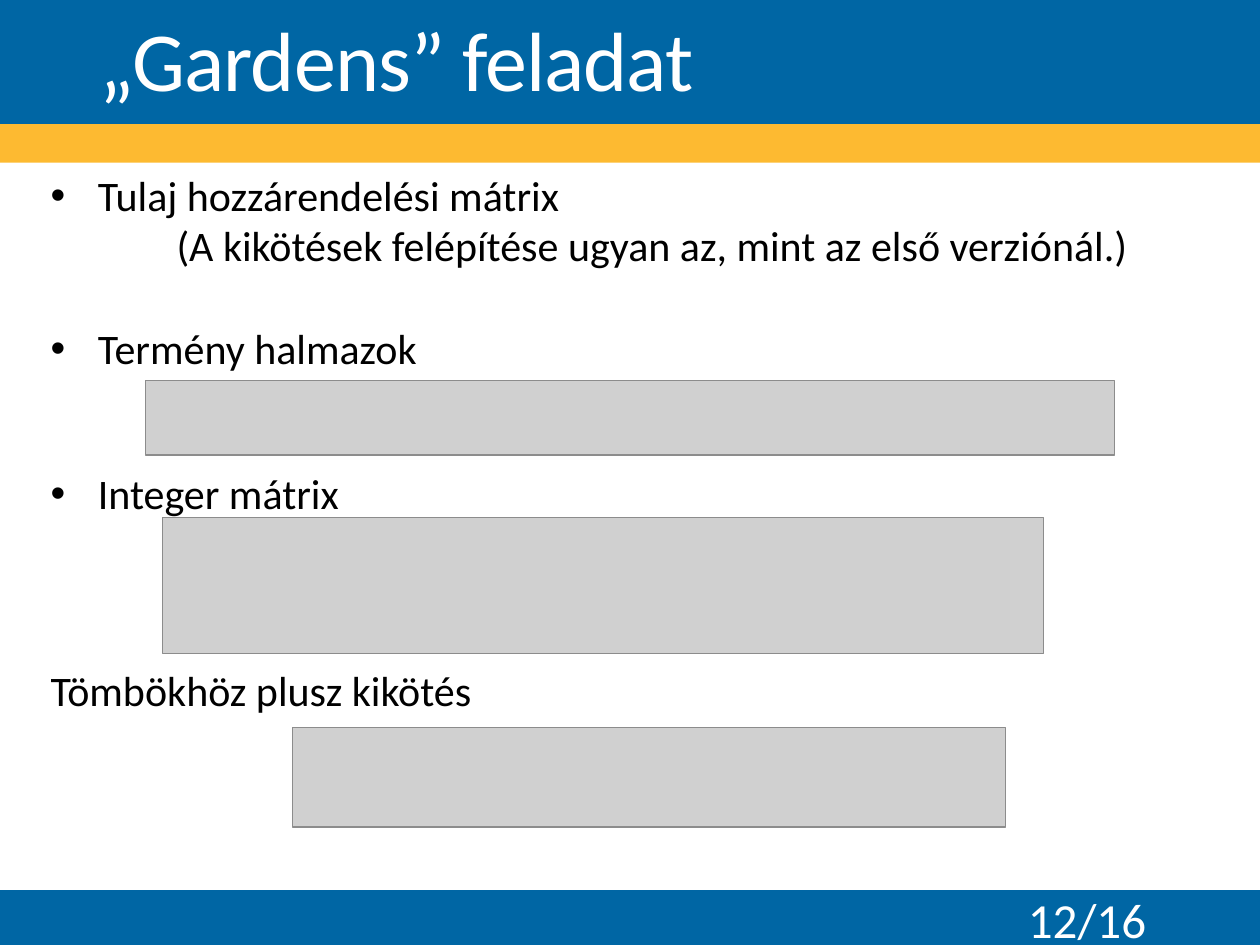
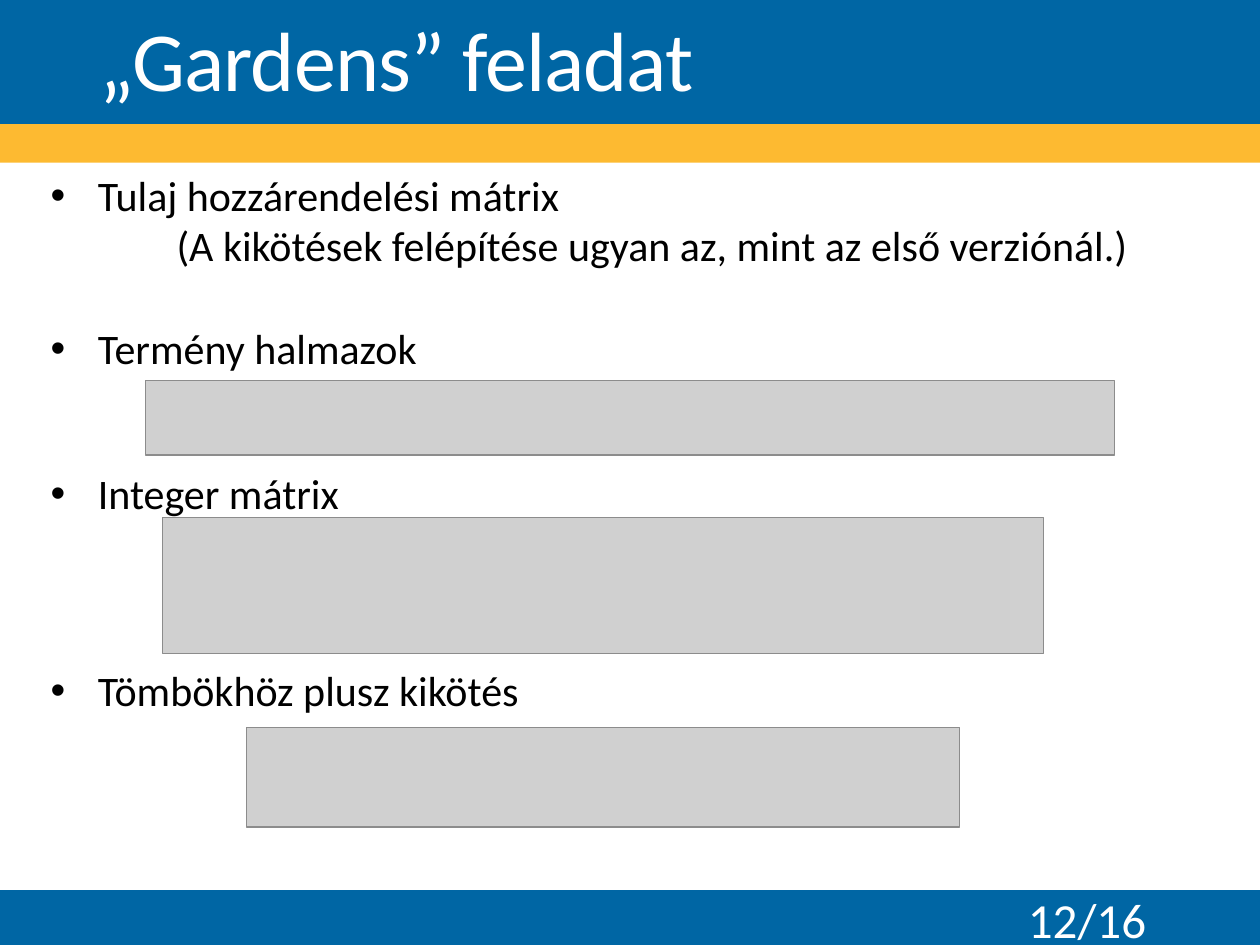
Before and after one commit to Teaching-projects/SZE-Peku221b, a slide deck: slide 12 of CP_Dolgozat/Előadás/Logikai feladványok megoldása korlátprogramozással.pptx. Drawn at 1260x945 pixels with LibreOffice and Linux fonts; fonts in the diff are those of the drawing; grey boxes stand for pictures; background and template pictures are left out. Boxes give left, top, right and bottom in pixels: in the first picture for what was removed or moved away, otherwise in the second. Text is boxed around its words. In the diff, an @@ line names an element or a change of style, - is before the commit and + after.

```diff
--- a/CP_Dolgozat/Előadás/Logikai feladványok megoldása korlátprogramozással.pptx
+++ b/CP_Dolgozat/Előadás/Logikai feladványok megoldása korlátprogramozással.pptx
@@ text at bbox=[98, 676, 518, 713]: bullet none to • @@
@@ picture: place and size @@
-picture at bbox=[292, 727, 1005, 827]
+picture at bbox=[247, 727, 960, 827]
```
Also in this commit, not shown: 9 other slides changed, 1 other file.
